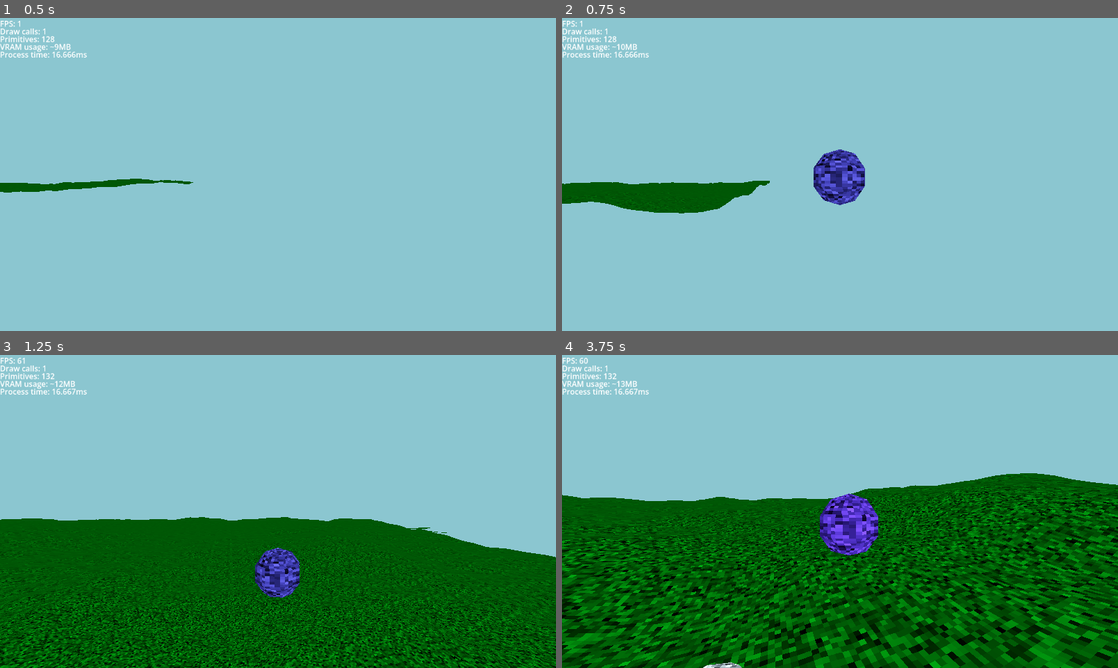
Above: before the commit, frames 1-4 (two rows, left to right).
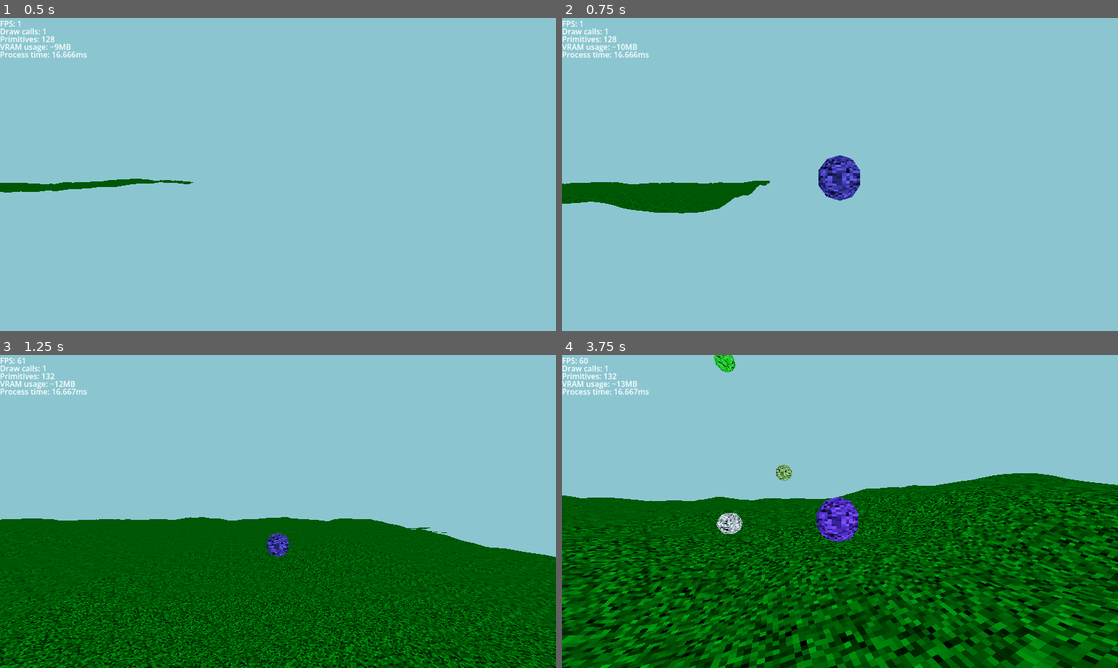
Above: after the commit, the same moments.

Repository: omthegg/NoiseShooter
Game: Godot game, scene res://source/scene_manager/scene_manager.tscn
The game is run twice, just before and just after one commit, with the same random seed, the same clock (stepped at 60 frames per second) and the same inputs. The engine's default icon, where the game draws it, is replaced by a stand-in: a white triangle on a blue panel in a dark square.
Inputs (mouse positions are in pixels of both pictures, inside the frame that each line leads up to):
- Up to frame 1 (0.5 s): no input
- Up to frame 2 (0.75 s): move the mouse to (867, 174) at 0.52 s; hold W (move_forward) from 0.53 s (still down); click (867, 174) at 0.6 s
- Up to frame 3 (1.25 s): keep holding W (move_forward); tap Space (jump) at 0.77 s
- Up to frame 4 (3.75 s): keep holding W (move_forward); move the mouse to (812, 511) at 1.27 s; click (812, 511) at 1.35 s; tap Space (jump) at 1.52, 3.02 s; move the mouse to (851, 505) at 2.02 s; click (851, 505) at 2.1 s; move the mouse to (834, 517) at 2.77 s; click (834, 517) at 2.85 s; move the mouse to (878, 514) at 3.52 s; click (878, 514) at 3.6 s

Frame 1 is identical in both runs. In frame 2, 1.0% of the frame differs, in the area x 45-55%, y 42-60%; in frame 3, 1.2%; in frame 4, 33%, in the area x 0-100%, y 0-100%.

Commit message:
Edited balls

Diff:
--- a/project.godot
+++ b/project.godot
@@ -23,6 +23,10 @@
 
 window/stretch/mode="viewport"
 window/stretch/aspect="expand"
+
+[global_group]
+
+ball=""
 
 [input]
 
--- a/source/ball/ball.tscn
+++ b/source/ball/ball.tscn
@@ -1,6 +1,9 @@
 [gd_scene format=3 uid="uid://bd3bi8c366a01"]
 
 [ext_resource type="Script" uid="uid://bh5cw1n8dvyee" path="res://source/ball/ball.gd" id="1_hx0lp"]
+
+[sub_resource type="PhysicsMaterial" id="PhysicsMaterial_hx0lp"]
+bounce = 1.0
 
 [sub_resource type="FastNoiseLite" id="FastNoiseLite_827e3"]
 noise_type = 0
@@ -22,7 +25,8 @@
 
 [sub_resource type="SphereShape3D" id="SphereShape3D_827e3"]
 
-[node name="Ball" type="RigidBody3D" unique_id=2090312103]
+[node name="Ball" type="RigidBody3D" unique_id=2090312103 groups=["ball"]]
+physics_material_override = SubResource("PhysicsMaterial_hx0lp")
 script = ExtResource("1_hx0lp")
 
 [node name="MeshInstance3D" type="MeshInstance3D" parent="." unique_id=1897435134]
--- a/source/ball_shooter/ball_shooter.gd
+++ b/source/ball_shooter/ball_shooter.gd
@@ -1,5 +1,6 @@
 extends Node3D
 
+@export var player:CharacterBody3D
 @export var character_controller:Node3D
 
 @onready var camera:Camera3D = character_controller.get_node("Head/Camera3D")
@@ -17,7 +18,7 @@
 	var ball_instance:RigidBody3D = ball_packed_scene.instantiate()
 
 	var pos:Vector3 = camera.global_position + camera.global_basis * Vector3(0, 0, -3)
-	var impulse:Vector3 = camera.global_basis * Vector3(0, 0, -10)
+	var impulse:Vector3 = camera.global_basis * Vector3(0, 0, -10) + player.velocity
 
 	world.add_child(ball_instance, true)
 	ball_instance.global_position = pos
--- a/source/character_controller/character_controller.gd
+++ b/source/character_controller/character_controller.gd
@@ -1,4 +1,6 @@
 extends Node3D
+
+@export var character:CharacterBody3D
 
 @onready var head:Node3D = $Head
 @onready var camera:Camera3D = $Head/Camera3D
@@ -7,13 +9,11 @@
 const CAM_TILT_ANGLE:float = 0.3
 const CAM_TILT_SPEED:float = 2.0
 
-var character:CharacterBody3D
 var speed:float = 10.0
 var jump_velocity:float = 4.5
 var input_dir:Vector2 = Vector2.ZERO
 
 func _ready() -> void:
-	character = get_parent()
 	head.position.y = HEAD_HEIGHT
 
 
--- a/source/player/player.tscn
+++ b/source/player/player.tscn
@@ -8,12 +8,14 @@
 
 [node name="Player" type="CharacterBody3D" unique_id=1796999096]
 
-[node name="CharacterController" parent="." unique_id=1786396887 instance=ExtResource("1_jct2x")]
+[node name="CharacterController" parent="." unique_id=1786396887 node_paths=PackedStringArray("character") instance=ExtResource("1_jct2x")]
 transform = Transform3D(1, 0, 0, 0, 1, 0, 0, 0, 1, 0, 1.7, 0)
+character = NodePath("..")
 
 [node name="CollisionShape3D" type="CollisionShape3D" parent="." unique_id=388387536]
 transform = Transform3D(1, 0, 0, 0, 1, 0, 0, 0, 1, 0, 0.9, 0)
 shape = SubResource("CapsuleShape3D_jct2x")
 
-[node name="BallShooter" parent="." unique_id=838061982 node_paths=PackedStringArray("character_controller") instance=ExtResource("2_xim07")]
+[node name="BallShooter" parent="." unique_id=838061982 node_paths=PackedStringArray("player", "character_controller") instance=ExtResource("2_xim07")]
+player = NodePath("..")
 character_controller = NodePath("../CharacterController")
